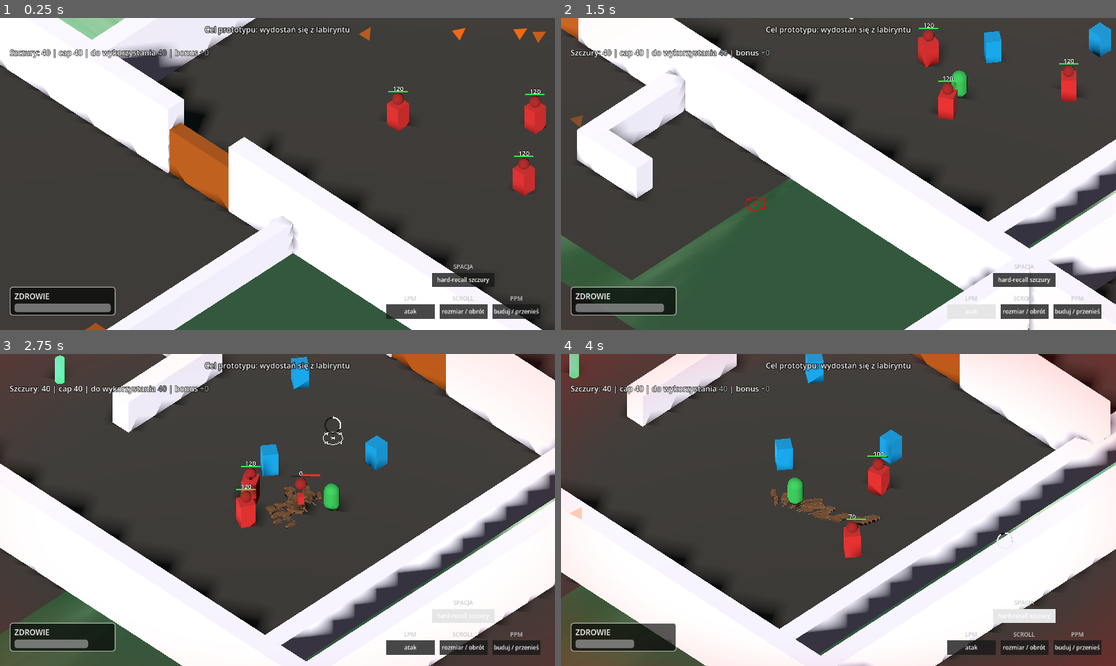
Above: before the commit, frames 1-4 (two rows, left to right).
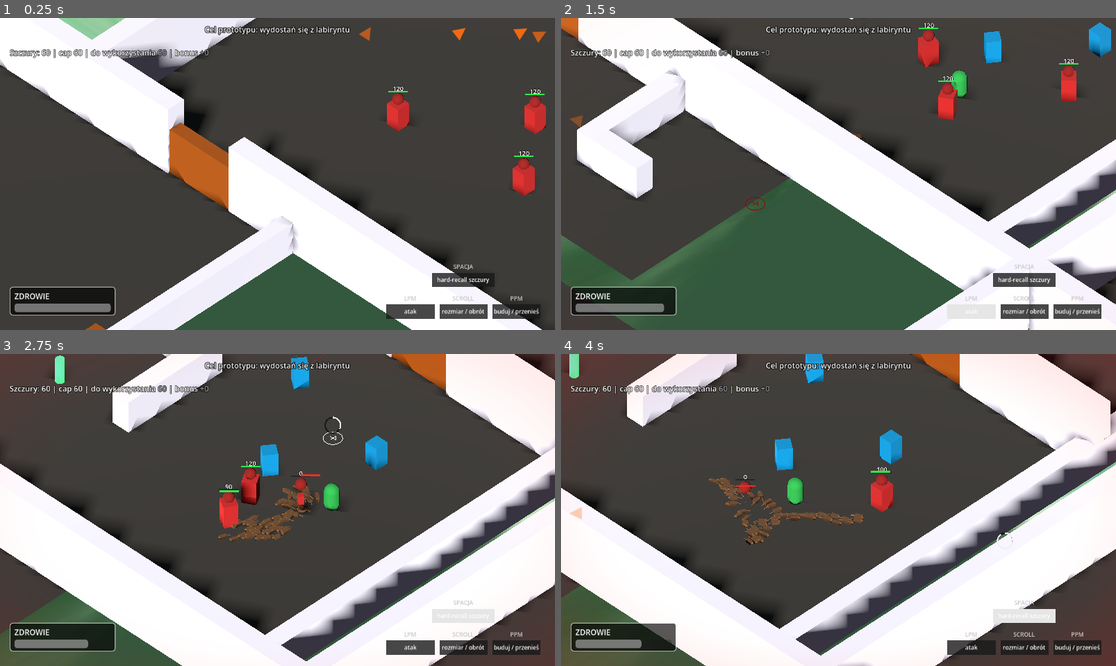
Above: after the commit, the same moments.

Repository: VirtuaIL/ZTGK-Prototyp
Game: Godot game, scene res://scenes/main.tscn
Two runs of this game, one before a commit and one after it. Both use one fixed random seed, a clock stepped at 60 frames per second and the inputs below.
Inputs (mouse positions are in pixels of both pictures, inside the frame that each line leads up to):
- Up to frame 1 (0.25 s): no input
- Up to frame 2 (1.5 s): tap Enter at 0.5 s; move the mouse to (960, 158) at 0.52 s; hold D (move_right) 0.53-1.25 s; hold Space (recall_rats) 0.53-1.25 s; click (960, 158) at 0.67 s; drag from (727, 189) to (810, 236) at 1.27 s
- Up to frame 3 (2.75 s): move the mouse to (333, 441) at 2.02 s; hold D (move_right) from 2.03 s (still down); hold Space (recall_rats) from 2.03 s (still down); click (333, 441) at 2.17 s
- Up to frame 4 (4 s): release D (move_right) at 2.75 s; release Space (recall_rats) at 2.75 s; drag from (810, 572) to (672, 463) at 2.77 s; move the mouse to (1005, 556) at 3.52 s; hold A (move_left) from 3.53 s (still down); hold Space (recall_rats) from 3.53 s (still down); click (1005, 556) at 3.67 s

The runs differ from the first frame. In frame 1, less than 0.1% of the frame differs, in the area x 7-30%, y 10-13%; in frame 2, less than 0.1%; in frame 3, 1.6%; in frame 4, 2.4%, in the area x 7-60%, y 10-95%.

Commit message:
fix: brush length now do more with LPM rat attack

Diff:
--- a/scripts/rat_manager.gd
+++ b/scripts/rat_manager.gd
@@ -16,7 +16,7 @@
 var wave_pending: bool = false
 
 @export var rat_scene: PackedScene = preload("res://scenes/rat.tscn")
-@export var min_cap: int = 40
+@export var min_cap: int = 60
 @export var start_with_min: bool = true
 @export var spawn_radius_min: float = 0.8
 @export var spawn_radius_max: float = 2.2
@@ -80,13 +80,13 @@
 @export var brush_lane_pairs: int = 1
 @export var brush_lane_pairs_min: int = 0
 @export var brush_lane_pairs_max: int = 4
-@export var brush_lane_spacing: float = 0.3
+@export var brush_lane_spacing: float = 0.5
 
 @export var circle_radius: float = 0.5
 @export var circle_radius_min: float = 0.25
 @export var circle_radius_max: float = 4.0
 @export var circle_radius_step: float = 0.25
-@export var circle_fill_spacing: float = 0.5
+@export var circle_fill_spacing: float = 0.8
 
 var current_circle_center: Vector3 = Vector3.ZERO
 var _build_force_timer: float = 0.0
@@ -123,18 +123,22 @@
 var unified_shape_combiner: CSGCombiner3D
 
 # ── Blob offsets (sunflower pattern) ──────────────────────────────────────────
-const BLOB_RADIUS_BASE: float = 1.8
-const BLOB_SPREAD: float = 0.22
+const BLOB_RADIUS_BASE: float = 2.6
+const BLOB_SPREAD: float = 0.3
 var _blob_offsets: Array[Vector3] = []
 
 # ── Combat draw (stream/arc) ──────────────────────────────────────────────────
-const STREAM_SPACING: float = 0.42
+const STREAM_SPACING: float = 0.7
 const DRAW_SAMPLE_DIST: float = 0.2
 const MOUSE_TRAIL_MAX: int = 500
 var _mouse_trail: Array[Vector3] = []   # continuous mouse position history
 var _mouse_trail_last: Vector3 = Vector3.ZERO
 var _build_in_progress: bool = false
 var _combat_circle_angle: float = 0.0
+var _combat_offsets: Dictionary = {}
+var _combat_offsets_ready: bool = false
+
+const BRUSH_DIM_FACTOR: float = 0.6
 
 
 
@@ -457,6 +461,51 @@
 			_mouse_trail.pop_front()
 
 
+func _brush_color(base: Color) -> Color:
+	if combat_rmb_down:
+		return Color(base.r * BRUSH_DIM_FACTOR, base.g * BRUSH_DIM_FACTOR, base.b * BRUSH_DIM_FACTOR, base.a)
+	return base
+
+
+func _capture_combat_offsets(mouse_world: Vector3) -> void:
+	_combat_offsets.clear()
+	_combat_offsets_ready = false
+
+	var active := _get_active_follow_rats()
+	var count := active.size()
+	if count == 0:
+		return
+
+	var effect_radius := combat_circle_radius
+	var brush_ring_spacing := brush_lane_spacing * 1.6
+	var lane_count := 1
+	var center_index := 0.0
+	if build_draw_mode == DRAW_MODE_CIRCLE:
+		effect_radius = maxf(combat_circle_radius, circle_radius * 1.2)
+	elif build_draw_mode == DRAW_MODE_PATH and use_wide_brush:
+		var pairs := clampi(brush_lane_pairs, brush_lane_pairs_min, brush_lane_pairs_max)
+		lane_count = 1 + pairs * 2
+		center_index = float(lane_count - 1) / 2.0
+		effect_radius = maxf(combat_circle_radius, float(lane_count - 1) * brush_ring_spacing * 0.6)
+
+	var angle_step := TAU / float(count)
+	for i in range(count):
+		var rat := active[i]
+		var offset := rat.global_position - mouse_world
+		offset.y = 0.0
+		if offset.length() < 0.25:
+			var angle := angle_step * float(i)
+			var radius := effect_radius
+			if build_draw_mode == DRAW_MODE_PATH and use_wide_brush and lane_count > 1:
+				var lane_index := i % lane_count
+				var factor := float(lane_index) - center_index
+				radius = maxf(0.8, effect_radius + factor * brush_ring_spacing)
+			offset = Vector3(cos(angle) * radius, 0.0, sin(angle) * radius)
+		_combat_offsets[rat.get_instance_id()] = offset
+
+	_combat_offsets_ready = true
+
+
 func _update_combat_attack_circle(delta: float) -> void:
 	var mouse_world := _mouse_to_world()
 	if mouse_world == Vector3.ZERO:
@@ -469,17 +518,38 @@
 	if count == 0:
 		return
 
+	_combat_circle_angle += combat_circle_rotation_speed * delta
+	if _combat_offsets_ready:
+		for rat in active:
+			var id := rat.get_instance_id()
+			if _combat_offsets.has(id):
+				var base_offset: Vector3 = _combat_offsets[id]
+				var rotated := base_offset.rotated(Vector3.UP, _combat_circle_angle)
+				var target := mouse_world + rotated
+				target.y = mouse_world.y
+				rat.set_target(target)
+		return
+
 	var effect_radius := combat_circle_radius
+	var brush_ring_spacing := brush_lane_spacing * 1.6
+	var lane_count := 1
+	var center_index := 0.0
 	if build_draw_mode == DRAW_MODE_CIRCLE:
-		effect_radius = maxf(combat_circle_radius, circle_radius)
+		effect_radius = maxf(combat_circle_radius, circle_radius * 1.2)
 	elif build_draw_mode == DRAW_MODE_PATH and use_wide_brush:
 		var pairs := clampi(brush_lane_pairs, brush_lane_pairs_min, brush_lane_pairs_max)
-		effect_radius = maxf(combat_circle_radius, float(1 + pairs * 2) * brush_lane_spacing)
-	_combat_circle_angle += combat_circle_rotation_speed * delta
+		lane_count = 1 + pairs * 2
+		center_index = float(lane_count - 1) / 2.0
+		effect_radius = maxf(combat_circle_radius, float(lane_count - 1) * brush_ring_spacing * 0.6)
 	var angle_step := TAU / float(count)
 	for i in range(count):
 		var angle := _combat_circle_angle + angle_step * float(i)
-		var target := mouse_world + Vector3(cos(angle) * effect_radius, 0.0, sin(angle) * effect_radius)
+		var radius := effect_radius
+		if build_draw_mode == DRAW_MODE_PATH and use_wide_brush and lane_count > 1:
+			var lane_index := i % lane_count
+			var factor := float(lane_index) - center_index
+			radius = maxf(0.8, effect_radius + factor * brush_ring_spacing)
+		var target := mouse_world + Vector3(cos(angle) * radius, 0.0, sin(angle) * radius)
 		target.y = mouse_world.y
 		active[i].set_target(target)
 
@@ -922,6 +992,13 @@
 		# ── LMB: combat attack (circle around cursor) ──
 		if mb.button_index == MOUSE_BUTTON_LEFT:
 			combat_rmb_down = mb.pressed
+			if combat_rmb_down:
+				var mouse_world := _mouse_to_world()
+				if mouse_world != Vector3.ZERO:
+					_capture_combat_offsets(mouse_world)
+			else:
+				_combat_offsets_ready = false
+				_combat_offsets.clear()
 			get_viewport().set_input_as_handled()
 			return
 
@@ -1287,7 +1364,8 @@
 		return
 
 	if line_material:
-		line_material.albedo_color = Color(1, 0, 0) if invalid_surface else Color.WHITE
+		var base := Color(1, 0, 0) if invalid_surface else Color.WHITE
+		line_material.albedo_color = _brush_color(base)
 
 	var offset := Vector3(0, 0.1, 0)
 
@@ -1457,7 +1535,7 @@
 
 		immediate_mesh.clear_surfaces()
 		if line_material:
-			line_material.albedo_color = Color.WHITE
+			line_material.albedo_color = _brush_color(Color.WHITE)
 
 		var offset := Vector3(0, 0.1, 0)
 		immediate_mesh.surface_begin(Mesh.PRIMITIVE_LINES)
@@ -1485,9 +1563,9 @@
 
 	if line_material:
 		if invalid_surface:
-			line_material.albedo_color = Color(1, 0, 0)
+			line_material.albedo_color = _brush_color(Color(1, 0, 0))
 		else:
-			line_material.albedo_color = Color.WHITE if enough_rats else Color(1, 0, 0)
+			line_material.albedo_color = _brush_color(Color.WHITE if enough_rats else Color(1, 0, 0))
 
 	var segments := 32
 	var offset := Vector3(0, 0.1, 0)
